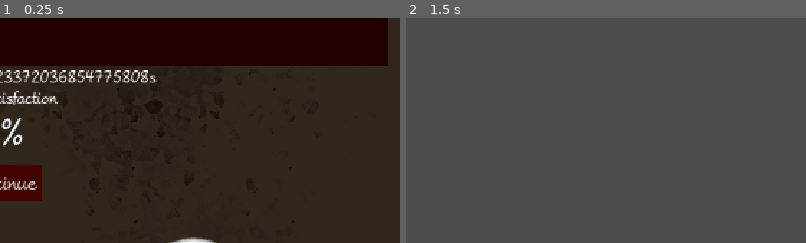
Above: before the commit, frames 1-2 (left to right).
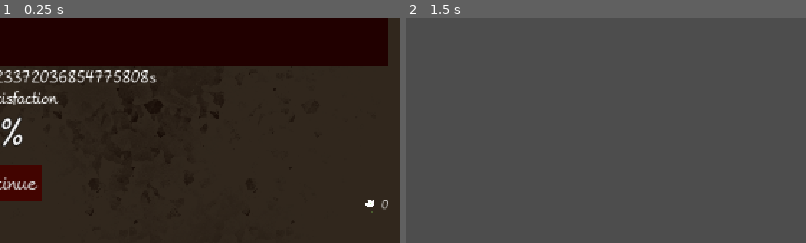
Above: after the commit, the same moments.

Repository: KIT-GameJam/Firework-Craft
Game: Godot game, scene res://ui/screens/day-over-screen/day_over_screen.tscn
Two runs of this game, one before a commit and one after it. Both use one fixed random seed, a clock stepped at 60 frames per second and the inputs below. This scene is started directly instead of the project's main scene.
Inputs (mouse positions are % of the whole screen's width and height, from its top left):
- Up to frame 1 (0.25 s): no input
- Up to frame 2 (1.5 s): click "Continue" at 0.5 s; tap Enter at 1.25 s; move the mouse to (72, 45) at 1.27 s; hold D (move_right) from 1.28 s (still down); click (72, 45) at 1.42 s
The pictures show only the part of the screen within x 50-100%, y 50-100%; the shares and areas given below are measured in that part.

The runs differ from the first frame. In frame 1, 0.3% of the frame differs, in the area x 42-97%, y 80-100%; in frame 2, nothing differs.

Commit message:
final last reallyä

Diff:
--- a/ui/screens/day-over-screen/day_over_screen.tscn
+++ b/ui/screens/day-over-screen/day_over_screen.tscn
@@ -88,14 +88,16 @@
 theme_type_variation = &"FlatButton"
 text = "Continue"
 
-[node name="MarginContainer" type="MarginContainer" parent="MarginContainer/VBoxContainer"]
+[node name="MarginContainer" type="HBoxContainer" parent="MarginContainer/VBoxContainer"]
 layout_mode = 2
 size_flags_horizontal = 8
 size_flags_vertical = 4
+theme_override_constants/separation = 5
 
 [node name="TextureRect" type="TextureRect" parent="MarginContainer/VBoxContainer/MarginContainer"]
 layout_mode = 2
 texture = ExtResource("4_bfjew")
+expand_mode = 2
 
 [node name="FlowerLabel" type="Label" parent="MarginContainer/VBoxContainer/MarginContainer"]
 layout_mode = 2
